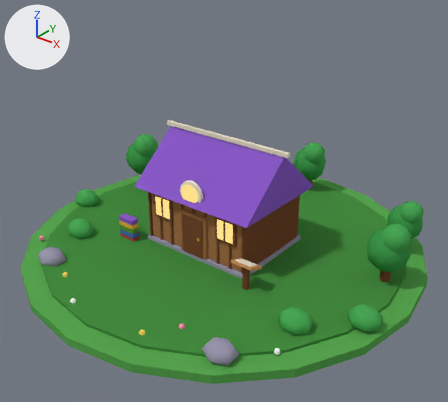
An edit to the Blender file blender/models/bld_biblio_2.blend, drawn before and after from the same camera.
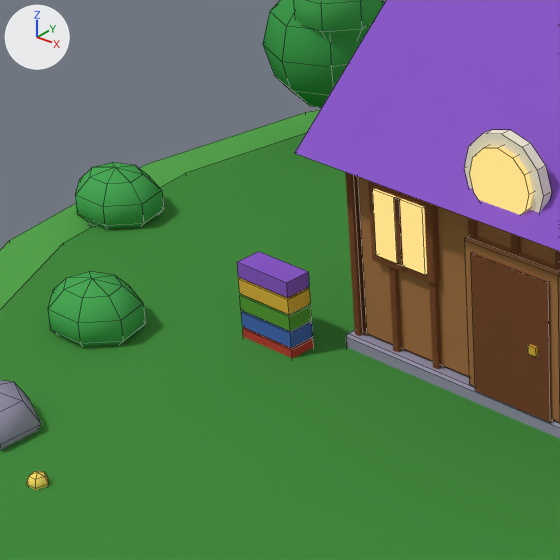
The first picture shows the older version from a 50 mm camera at (10.74, -13.43, 9.73) aimed at (0.44, -0.56, 1.75). The close-ups show the older and then the newer version on the part from 12% to 46% of the width and 36% to 74% of the height of that picture. Only the edits that show in the close-ups are written down. The lights are fixed; the arrows at upper left show +X, +Y and +Z. The close-ups show mesh edges as thin lines.

The older version as bpy lines, for what is in view:
```python
me_box_001 = bpy.data.meshes.new('box.001')
me_box_001.from_pydata(...)  # a box spanning x -0.03..0.03, y -0.03..0.03, z 0.0..1.7
me_box_001.materials.append(mat_m_7a4a30)  # brown #7a4a30
me_box_017 = bpy.data.meshes.new('box.017')
me_box_017.from_pydata(...)  # a box spanning x -0.355..0.355, y -0.07..0.07, z 0.0..0.76
me_box_017.materials.append(mat_m_7a4a30)  # brown #7a4a30
me_sph_010 = bpy.data.meshes.new('sph.010')
me_sph_010.from_pydata(...)  # a UV sphere (7 segments, 5 rings, poles along z) spanning x -0.445..0.445, y -0.343..0.38, z -0.32..0.32
me_sph_010.polygons.foreach_set('use_smooth', [True] * 35)
me_sph_010.materials.append(mat_m_4aa856)  # green #4aa856
ob_box_001 = bpy.data.objects.new('box.001', me_box_001)
ob_box_001.location = (-1.8, -1.42, 0.2)
ob_box_017 = bpy.data.objects.new('box.017', me_box_017)
ob_box_017.location = (-1.2, -1.4, 1.0)
_m = ob_box_017.modifiers.new('bevel', 'BEVEL')
_m.width = 0.01
_m.width_pct = 0.01
ob_sph_010 = bpy.data.objects.new('sph.010', me_sph_010)
ob_sph_010.location = (-3.8, -2.6, 0.24)
# also in view: 'box.018' at (-1.2, -1.4, 1.38); 'box.014' at (0.0, -1.4, 0.88); 'sph.012' at (-5.4, -0.98, 0.24); 'cyl' at (0.0, -1.5, 2.2); 'ground' at (0.0, 0.0, -0.12)
```
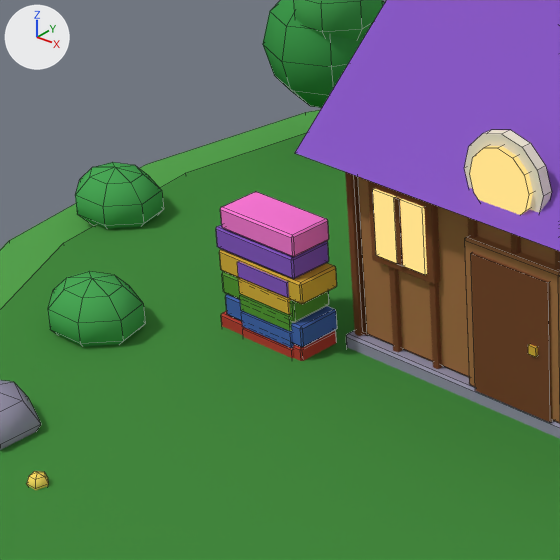
Where the change shows, as pixel boxes [x1, y1, x2, y2] in the close-ups (560 x 560 px):
```json
{"object": "box.038", "change": "added", "after": [220, 191, 329, 257], "on screen": "pink"}
{"object": "box.037", "change": "added", "after": [216, 225, 329, 279], "on screen": "purple"}
{"object": "box.036", "change": "added", "after": [219, 249, 337, 304], "on screen": "yellow"}
{"object": "box.034", "change": "added", "after": [225, 294, 337, 347], "on screen": "blue"}
{"object": "box.035", "change": "added", "after": [222, 272, 329, 322], "on screen": "green"}
{"object": "box.033", "change": "added", "after": [221, 311, 336, 361], "on screen": "red"}
{"object": "box.027", "change": "unchanged, covered by the edit", "before": [237, 252, 310, 297], "after": [237, 261, 289, 297]}
```

The change, as JSON lines over the scene's bpy script:
```json
{"op": "add", "block": "mat_m_ff7ad9", "code": ["mat_m_ff7ad9 = principled_material('m_ff7ad9')", "mat_m_ff7ad9.base_color = (1.0, 0.195, 0.694)  # pink #ff7ad9", "mat_m_ff7ad9.roughness = 1.0", "mat_m_ff7ad9.specular_ior_level = 0.0"]}
{"op": "add", "block": "me_box_038", "code": ["me_box_038 = bpy.data.meshes.new('box.038')", "me_box_038.from_pydata(...)  # a box spanning x -0.44..0.44, y -0.21..0.21, z 0.0..0.2", "me_box_038.materials.append(mat_m_ff7ad9)  # pink #ff7ad9"]}
{"op": "add", "block": "me_box_037", "code": ["me_box_037 = bpy.data.meshes.new('box.037')", "me_box_037.from_pydata(...)  # a box spanning x -0.47..0.47, y -0.21..0.21, z 0.0..0.2", "me_box_037.materials.append(mat_m_8a5ac8)  # purple #8a5ac8"]}
{"op": "add", "block": "me_box_036", "code": ["me_box_036 = bpy.data.meshes.new('box.036')", "me_box_036.from_pydata(...)  # a box spanning x -0.5..0.5, y -0.21..0.21, z 0.0..0.2", "me_box_036.materials.append(mat_m_e0b040)  # yellow #e0b040"]}
{"op": "add", "block": "me_box_035", "code": ["me_box_035 = bpy.data.meshes.new('box.035')", "me_box_035.from_pydata(...)  # a box spanning x -0.44..0.44, y -0.21..0.21, z 0.0..0.2", "me_box_035.materials.append(mat_m_5a9a3a)  # green #5a9a3a"]}
{"op": "add", "block": "me_box_034", "code": ["me_box_034 = bpy.data.meshes.new('box.034')", "me_box_034.from_pydata(...)  # a box spanning x -0.47..0.47, y -0.21..0.21, z 0.0..0.2", "me_box_034.materials.append(mat_m_4a6ab8)  # blue #4a6ab8"]}
{"op": "add", "block": "me_box_033", "code": ["me_box_033 = bpy.data.meshes.new('box.033')", "me_box_033.from_pydata(...)  # a box spanning x -0.5..0.5, y -0.21..0.21, z 0.0..0.2", "me_box_033.materials.append(mat_m_c0453a)  # red #c0453a"]}
{"op": "add", "block": "ob_box_038", "code": ["ob_box_038 = bpy.data.objects.new('box.038', me_box_038)", "ob_box_038.location = (-2.45, -1.7, 1.05)", "_m = ob_box_038.modifiers.new('bevel', 'BEVEL')", "_m.width = 0.015", "_m.width_pct = 0.015"]}
{"op": "add", "block": "ob_box_037", "code": ["ob_box_037 = bpy.data.objects.new('box.037', me_box_037)", "ob_box_037.location = (-2.5, -1.7, 0.84)", "_m = ob_box_037.modifiers.new('bevel', 'BEVEL')", "_m.width = 0.015", "_m.width_pct = 0.015"]}
{"op": "add", "block": "ob_box_036", "code": ["ob_box_036 = bpy.data.objects.new('box.036', me_box_036)", "ob_box_036.location = (-2.45, -1.7, 0.63)", "_m = ob_box_036.modifiers.new('bevel', 'BEVEL')", "_m.width = 0.015", "_m.width_pct = 0.015"]}
{"op": "add", "block": "ob_box_035", "code": ["ob_box_035 = bpy.data.objects.new('box.035', me_box_035)", "ob_box_035.location = (-2.5, -1.7, 0.42)", "_m = ob_box_035.modifiers.new('bevel', 'BEVEL')", "_m.width = 0.015", "_m.width_pct = 0.015"]}
{"op": "add", "block": "ob_box_034", "code": ["ob_box_034 = bpy.data.objects.new('box.034', me_box_034)", "ob_box_034.location = (-2.45, -1.7, 0.21)", "_m = ob_box_034.modifiers.new('bevel', 'BEVEL')", "_m.width = 0.015", "_m.width_pct = 0.015"]}
{"op": "add", "block": "ob_box_033", "code": ["ob_box_033 = bpy.data.objects.new('box.033', me_box_033)", "ob_box_033.location = (-2.5, -1.7, 0.0)", "_m = ob_box_033.modifiers.new('bevel', 'BEVEL')", "_m.width = 0.015", "_m.width_pct = 0.015"]}
```
